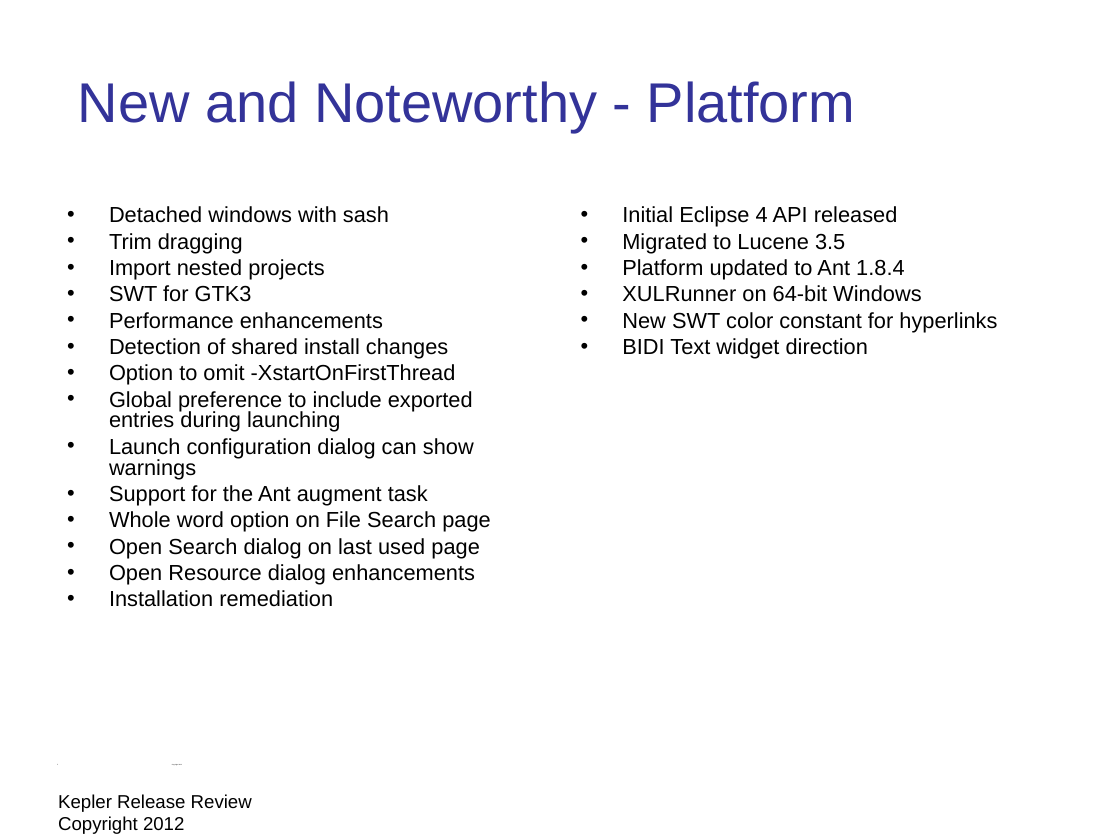
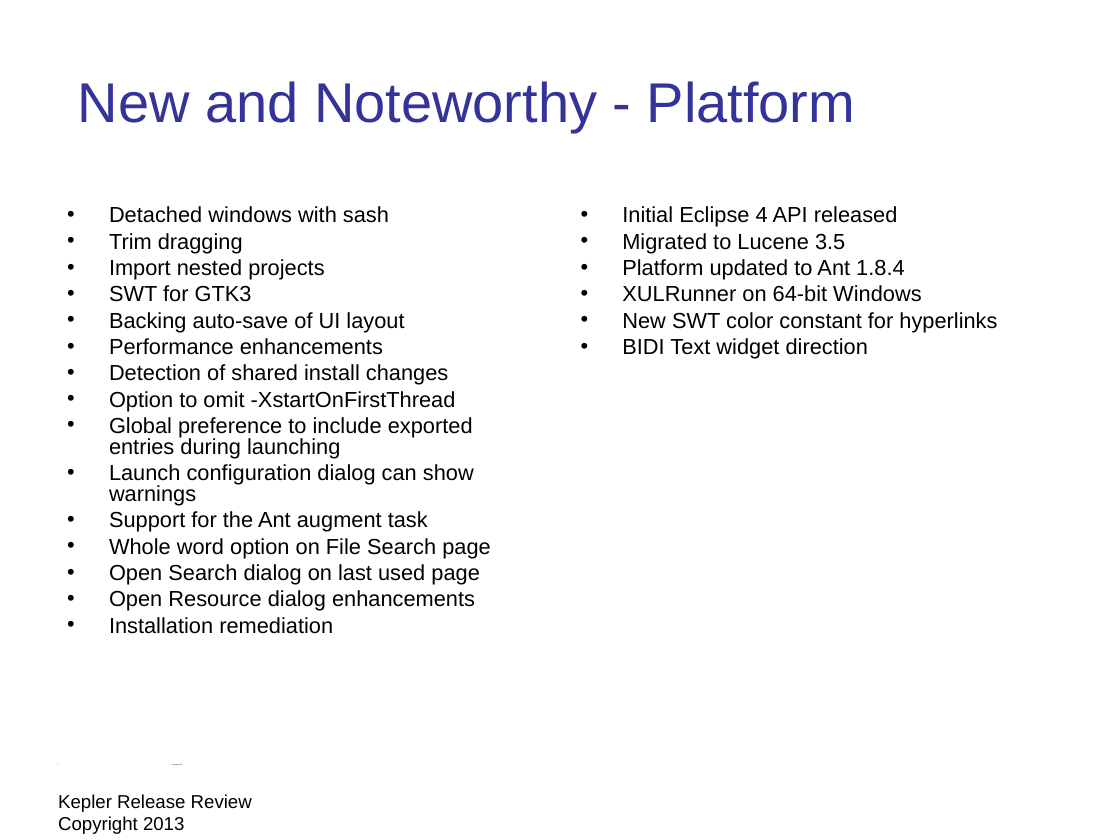
Before and after one commit to eclipse-platform/www.eclipse.org-eclipse-news, a slide deck: slide 5 of presentation/Kepler-release-review/eclipse-kepler-release-review.odp. Drawn at 1120x840 pixels with LibreOffice and Linux fonts; fonts in the diff are those of the drawing; background and template pictures are left out. Boxes give left, top, right and bottom in pixels: in the first picture for what was removed or moved away, otherwise in the second. Text is boxed around its words. In the diff, an @@ line names an element or a change of style, - is before the commit and + after.

Commit message:
Draft Kepler release review

```diff
--- a/presentation/Kepler-release-review/eclipse-kepler-release-review.odp
+++ b/presentation/Kepler-release-review/eclipse-kepler-release-review.odp
@@ text at (109, 312, 404, 332): paragraph added @@
+• Backing auto-save of UI layout
@@ text at (58, 794, 252, 834): text changed @@
-Kepler Release Review Copyright 2012
+Kepler Release Review Copyright 2013
```
Also in this commit, not shown: 24 other slides changed, 1 slide added, 3 slides removed, 2 other files.
